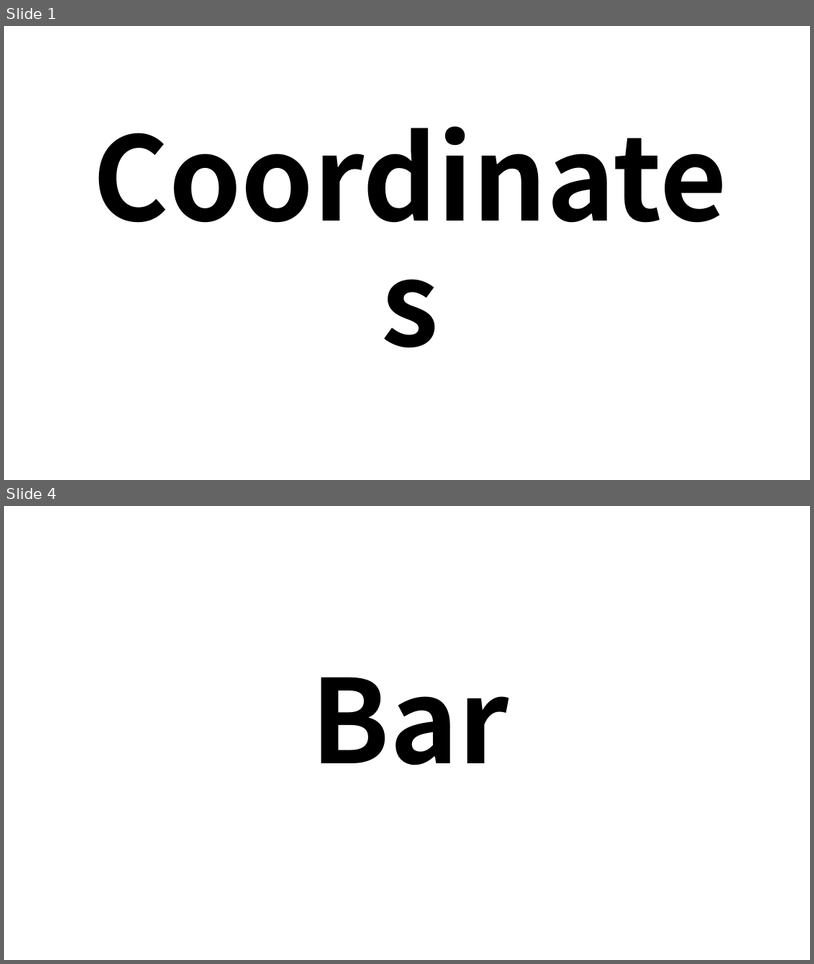
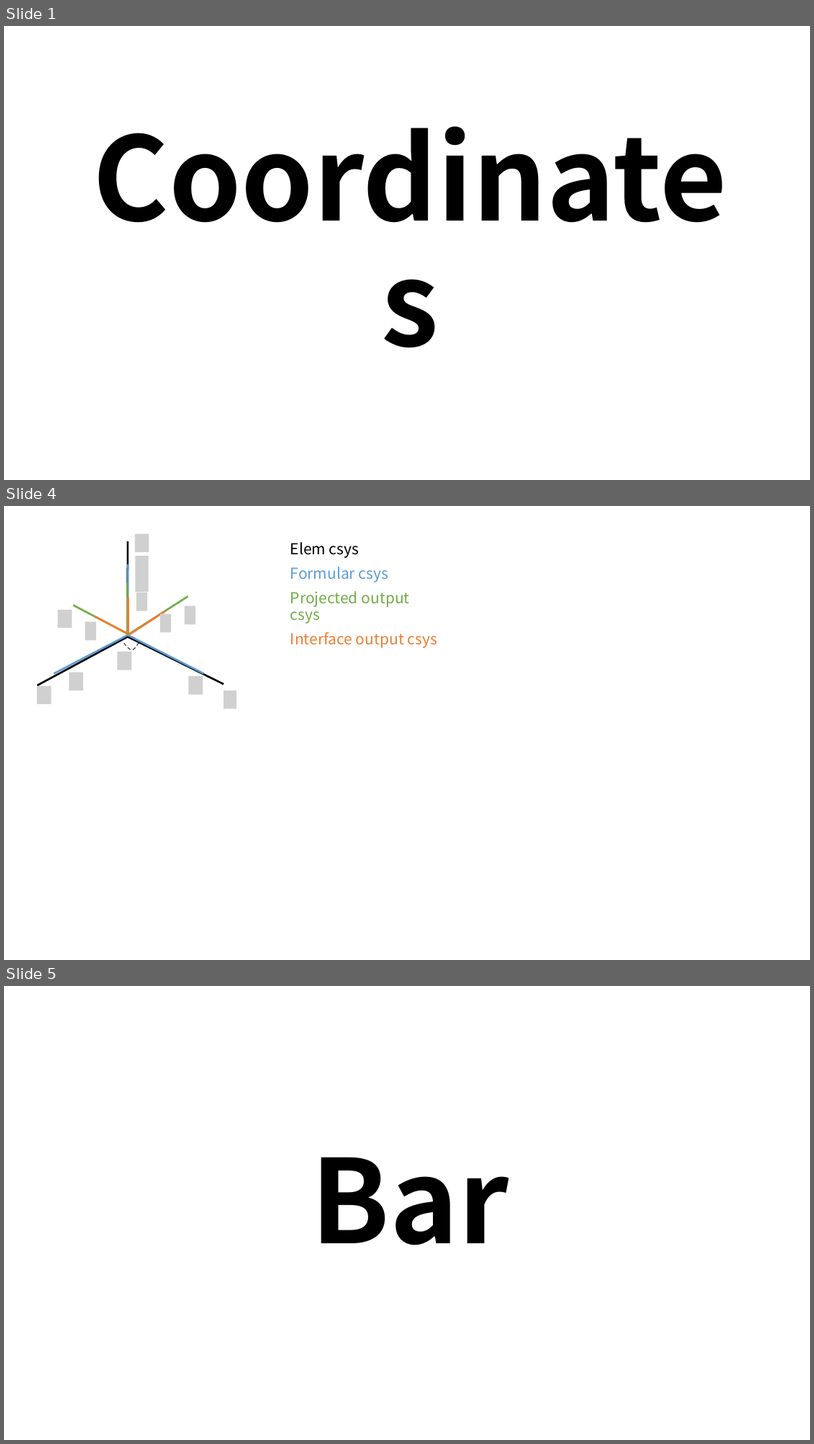
Before and after one commit to kms0523/Study, a slide deck: 그림.pptx. Shown one above the other, each under a label of ours: slides 1 and 4 before the commit, slides 1, 4 and 5 after it; the slides between them are not shown. The pictures are 814x964 and 814x1444 pixels, drawn with LibreOffice and Linux fonts; fonts in the diff are those of the drawing; grey boxes stand for pictures. Boxes give left, top, right and bottom in pixels: in the first picture for what was removed or moved away, otherwise in the second. Text is boxed around its words. In the diff, an @@ line names an element or a change of style, - is before the commit and + after.

```diff
--- a/그림.pptx
+++ b/그림.pptx
@@ slide 4 added at (4, 506, 810, 960), background #FFFFFF @@
@@ line added from (127, 636) to (128, 541), #000000 2.25 pt @@
@@ picture added at (134, 534, 149, 552) @@
@@ text added at (291, 542, 437, 648), 18 pt, text #70AD47 @@
+Elem csys
+Formular csys
+Projected output csys
+Interface output csys
@@ line added from (128, 636) to (128, 565), #5B9BD5 2.25 pt @@
@@ picture added at (135, 556, 149, 574) @@
@@ line added from (128, 636) to (128, 584), #70AD47 2.25 pt @@
@@ picture added at (135, 574, 149, 592) @@
@@ picture added at (58, 610, 72, 628) @@
@@ line added from (129, 634) to (73, 605), #70AD47 2.25 pt @@
@@ line added from (128, 634) to (128, 597), #ED7D31 2.25 pt @@
@@ line added from (129, 633) to (188, 596), #70AD47 2.25 pt @@
@@ line added from (130, 634) to (165, 610), #ED7D31 2.25 pt @@
@@ picture added at (136, 592, 147, 611) @@
@@ picture added at (185, 606, 196, 625) @@
@@ line added from (129, 635) to (54, 674), #5B9BD5 2.25 pt @@
@@ picture added at (85, 621, 96, 641) @@
@@ line added from (129, 634) to (95, 617), #ED7D31 2.25 pt @@
@@ line added from (127, 635) to (203, 674), #5B9BD5 2.25 pt @@
@@ picture added at (160, 614, 171, 633) @@
@@ line added from (37, 685) to (128, 636), #000000 2.25 pt @@
@@ picture added at (117, 651, 131, 670) @@
@@ freeform shape added at (124, 641, 139, 651), outline #3B3838 1 pt dashed @@
@@ line added from (127, 636) to (224, 684), #000000 2.25 pt @@
@@ picture added at (70, 672, 83, 690) @@
@@ picture added at (188, 676, 203, 694) @@
@@ picture added at (36, 686, 52, 704) @@
@@ picture added at (224, 690, 237, 708) @@
@@ what was slide 4 is now slide 5 @@
```
Also in this commit, not shown: 2 slides changed, 14 other files.
